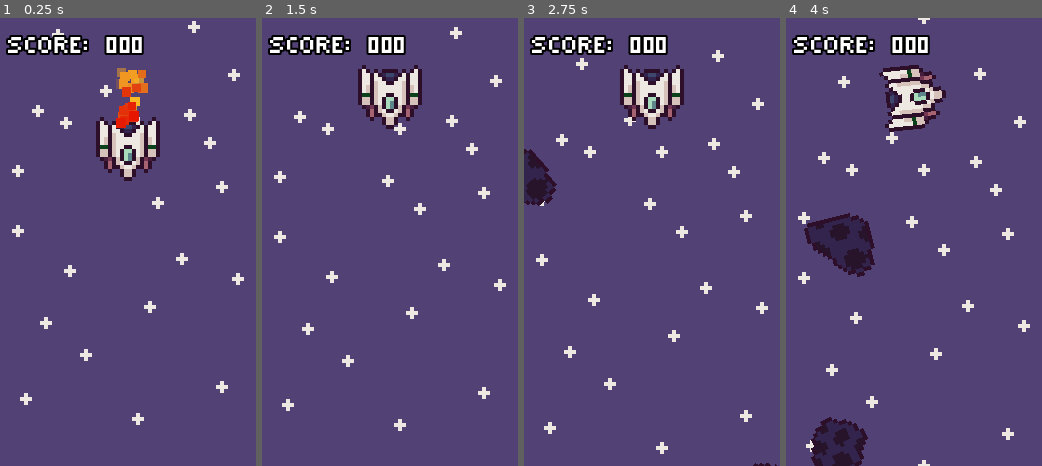
Above: before the commit, frames 1-4 (left to right).
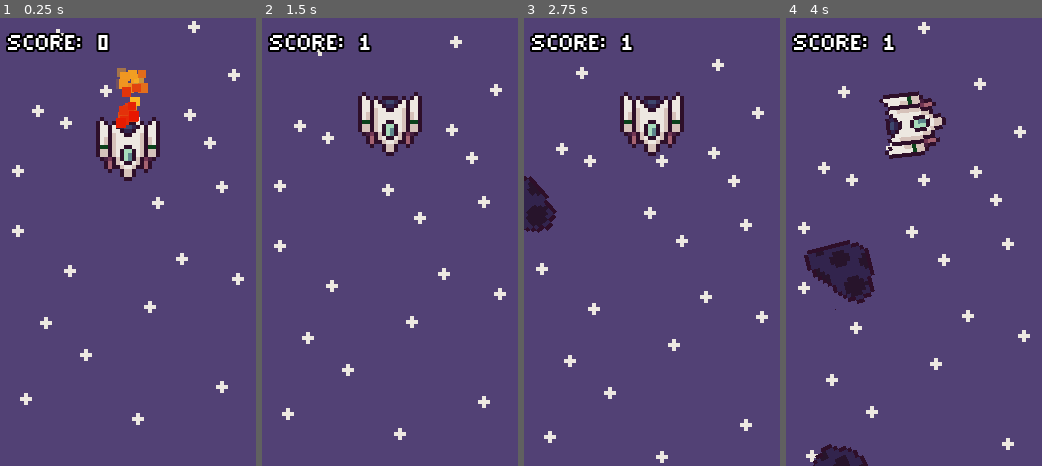
Above: after the commit, the same moments.

Repository: shadow-crafter/ROCKET-BOUNCE
Game: Godot game, scene res://scenes/game/game_scene.tscn
Same seed, same stepped clock (60 frames per second), same inputs: the game is played once before the commit and once after it.
Inputs:
- Up to frame 1 (0.25 s): no input
- Up to frame 2 (1.5 s): tap Space (THEBUTTON) at 0.6, 1.35 s
- Up to frame 3 (2.75 s): tap Space (THEBUTTON) at 2.1 s
- Up to frame 4 (4 s): tap Space (THEBUTTON) at 2.85, 3.6 s

The runs differ from the first frame. In frame 1, 2.1% of the frame differs, in the area x 2-57%, y 3-9%; in frame 2, 8.3%; in frame 3, 10%; in frame 4, 14%, in the area x 2-96%, y 0-100%.

Commit message:
added score updating & highscore started

Diff:
--- a/project.godot
+++ b/project.godot
@@ -14,6 +14,10 @@
 run/main_scene="res://scenes/game/game_scene.tscn"
 config/features=PackedStringArray("4.1", "GL Compatibility")
 config/icon="res://icon.svg"
+
+[autoload]
+
+Score="*res://scenes/globals/score.gd"
 
 [display]
 
--- /dev/null
+++ b/scenes/globals/score.gd
@@ -0,0 +1,18 @@
+extends Node
+
+signal score_changed(new_value: int)
+signal highscore_changed(new_value: int)
+
+var score: int = 0
+var highscore : int = 0 #save if possible?
+
+func update_score(new_score: int):
+	if new_score > score:
+		score = new_score
+
+	score_changed.emit(score)
+
+func update_highscore():
+	if score > highscore:
+		highscore = score
+		highscore_changed.emit(highscore)
--- /dev/null
+++ b/scenes/gui/hud.gd
@@ -0,0 +1,15 @@
+extends CanvasLayer
+
+@onready var score_label: Label = $Control/MarginContainer/VBoxContainer/ScoreLabel
+@onready var highscore_label: Label = $Control/MarginContainer/VBoxContainer/HighScoreLabel
+
+func _ready() -> void:
+	Score.score_changed.connect(update_score_text)
+	Score.highscore_changed.connect(update_high_score)
+
+func update_score_text(new_score: int):
+	score_label.text = "SCORE: " + str(new_score)
+
+func update_high_score(new_highscore: int):
+	highscore_label.visible = true
+	highscore_label.text = "HIGHSCORE: " + str(new_highscore)
--- a/scenes/gui/hud.tscn
+++ b/scenes/gui/hud.tscn
@@ -1,8 +1,10 @@
-[gd_scene load_steps=2 format=3 uid="uid://cqqt7vm8oqa0p"]
+[gd_scene load_steps=3 format=3 uid="uid://cqqt7vm8oqa0p"]
 
+[ext_resource type="Script" path="res://scenes/gui/hud.gd" id="1_k16lx"]
 [ext_resource type="Theme" uid="uid://cqb5v4ysfrkvj" path="res://scenes/gui/main_theme.tres" id="1_ufebr"]
 
 [node name="HUD" type="CanvasLayer"]
+script = ExtResource("1_k16lx")
 
 [node name="Control" type="Control" parent="."]
 layout_mode = 3
@@ -21,7 +23,18 @@
 grow_horizontal = 2
 grow_vertical = 2
 
-[node name="Label" type="Label" parent="Control/MarginContainer"]
+[node name="VBoxContainer" type="VBoxContainer" parent="Control/MarginContainer"]
+layout_mode = 2
+
+[node name="ScoreLabel" type="Label" parent="Control/MarginContainer/VBoxContainer"]
 layout_mode = 2
 size_flags_vertical = 0
 text = "SCORE: 000"
+autowrap_mode = 2
+
+[node name="HighScoreLabel" type="Label" parent="Control/MarginContainer/VBoxContainer"]
+visible = false
+layout_mode = 2
+size_flags_vertical = 0
+text = "HIGHSCORE: 000"
+autowrap_mode = 2
--- a/scenes/gui/main_theme.tres
+++ b/scenes/gui/main_theme.tres
@@ -8,8 +8,9 @@
 Label/colors/font_outline_color = Color(0, 0, 0, 1)
 Label/constants/line_spacing = 0
 Label/constants/outline_size = 2
-Label/font_sizes/font_size = 13
+Label/font_sizes/font_size = 12
 MarginContainer/constants/margin_bottom = 2
 MarginContainer/constants/margin_left = 2
 MarginContainer/constants/margin_right = 2
 MarginContainer/constants/margin_top = 0
+VBoxContainer/constants/separation = 0
--- a/scenes/player/char.tscn
+++ b/scenes/player/char.tscn
@@ -163,7 +163,7 @@
 }
 
 [sub_resource type="Animation" id="Animation_dy3by"]
-resource_name = "bounce"
+resource_name = "bounce1"
 tracks/0/type = "value"
 tracks/0/imported = false
 tracks/0/enabled = true
@@ -206,10 +206,55 @@
 "values": [0.0, 6.28319]
 }
 
+[sub_resource type="Animation" id="Animation_t2wdb"]
+resource_name = "bounce2"
+tracks/0/type = "value"
+tracks/0/imported = false
+tracks/0/enabled = true
+tracks/0/path = NodePath("FireParticle:emitting")
+tracks/0/interp = 1
+tracks/0/loop_wrap = true
+tracks/0/keys = {
+"times": PackedFloat32Array(0, 1),
+"transitions": PackedFloat32Array(1, 1),
+"update": 1,
+"values": [false, true]
+}
+tracks/1/type = "method"
+tracks/1/imported = false
+tracks/1/enabled = true
+tracks/1/path = NodePath("SoundContainer/RocketBg")
+tracks/1/interp = 1
+tracks/1/loop_wrap = true
+tracks/1/keys = {
+"times": PackedFloat32Array(0, 1),
+"transitions": PackedFloat32Array(1, 1),
+"values": [{
+"args": [],
+"method": &"stop"
+}, {
+"args": [0.0],
+"method": &"play"
+}]
+}
+tracks/2/type = "value"
+tracks/2/imported = false
+tracks/2/enabled = true
+tracks/2/path = NodePath("Sprite:rotation")
+tracks/2/interp = 1
+tracks/2/loop_wrap = true
+tracks/2/keys = {
+"times": PackedFloat32Array(0, 0.5),
+"transitions": PackedFloat32Array(1, 0.35),
+"update": 0,
+"values": [0.0, -6.28319]
+}
+
 [sub_resource type="AnimationLibrary" id="AnimationLibrary_yb81v"]
 _data = {
 "RESET": SubResource("Animation_8737t"),
-"bounce": SubResource("Animation_dy3by"),
+"bounce1": SubResource("Animation_dy3by"),
+"bounce2": SubResource("Animation_t2wdb"),
 "die": SubResource("Animation_p30lc")
 }
 
@@ -241,6 +286,8 @@
 [node name="Cam" type="Camera2D" parent="."]
 offset = Vector2(0, 25)
 drag_vertical_enabled = true
+drag_top_margin = 0.08
+drag_bottom_margin = 0.4
 
 [node name="BounceCooldown" type="Timer" parent="."]
 one_shot = true
--- a/scenes/player/player.gd
+++ b/scenes/player/player.gd
@@ -7,6 +7,7 @@
 
 var health: int = 3
 var alive: bool = true
+var bounce_alternate: bool = false
 
 @onready var sprite: Sprite2D = $Sprite
 @onready var animator: AnimationPlayer = $Animator
@@ -16,9 +17,9 @@
 @onready var rocket_bgsound: AudioStreamPlayer2D = $SoundContainer/RocketBg
 
 func _physics_process(delta: float) -> void:
-	print("Score: " + str(round(position.y / 10)))
 	if alive:
 		move_player(delta)
+		Score.update_score(round(position.y / 10))
 
 func move_player(delta: float) -> void:
 	velocity.y = move_toward(velocity.y, TERMINAL_VEL, GRAVITY * delta)
@@ -35,7 +36,12 @@
 		bounce_sound.play()
 
 		bounce_timer.start()
-		animator.play("bounce")
+
+		bounce_alternate = (not bounce_alternate)
+		if bounce_alternate:
+			animator.play("bounce1")
+		else:
+			animator.play("bounce2")
 
 func hit_asteroid() -> void:
 	health -= 1
@@ -44,4 +50,6 @@
 	if health == 0:
 		alive = false
 		velocity = Vector2.ZERO
+
+		Score.update_highscore()
 		animator.play("die")
Not shown: 1 places in scenes/player/char.tscn that only renumber resources
